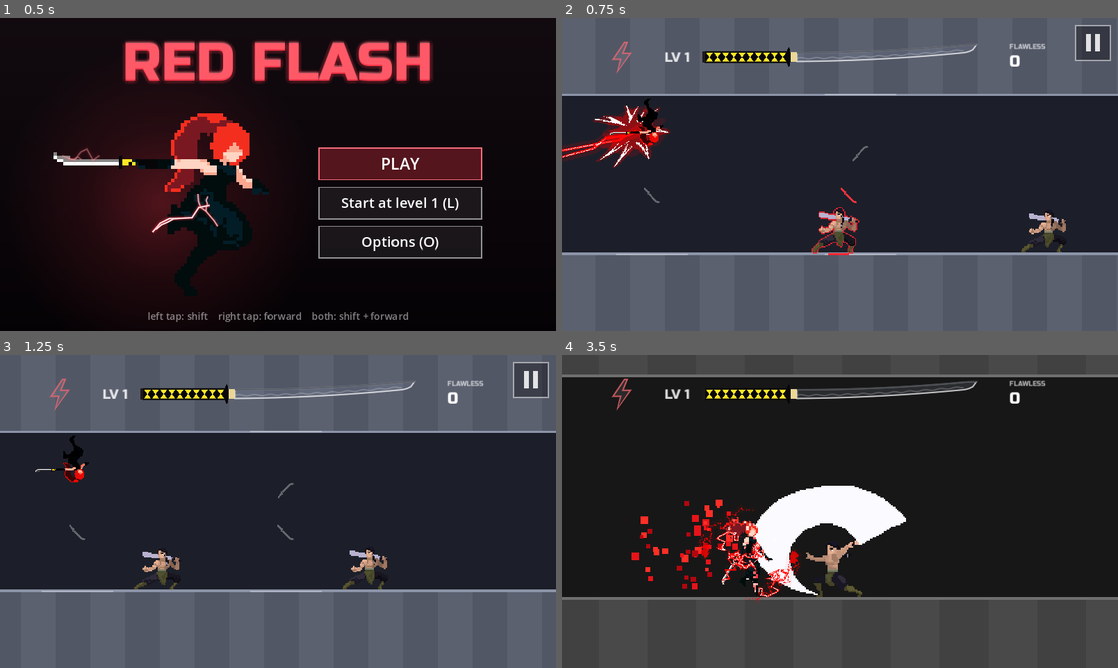
Above: before the commit, frames 1-4 (two rows, left to right).
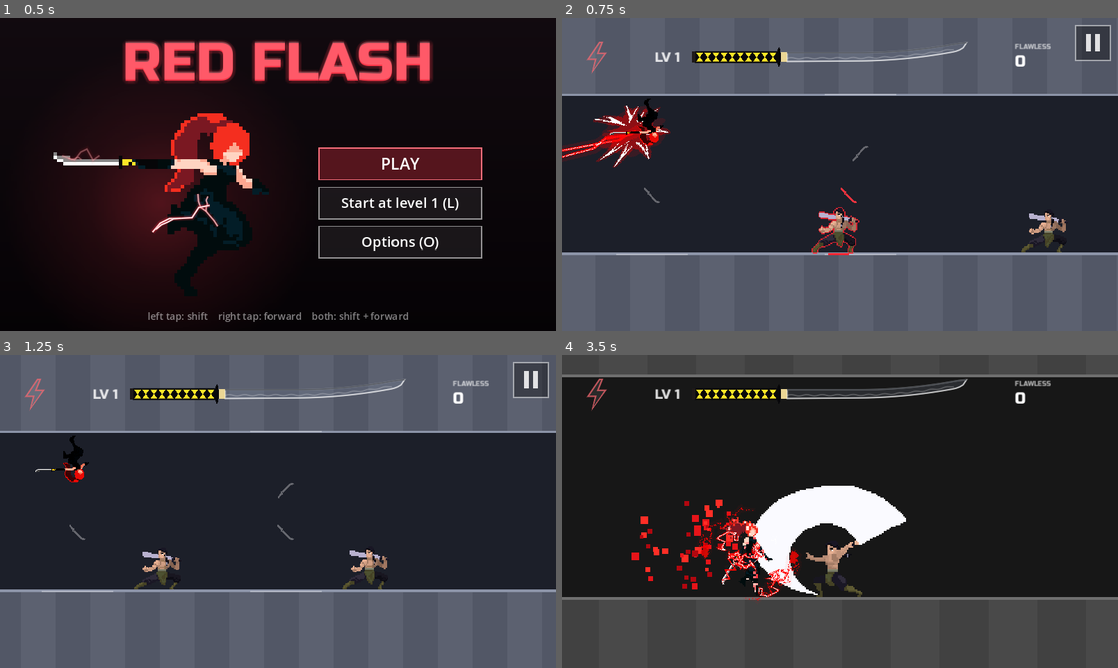
Above: after the commit, the same moments.

Repository: fredsbreads/game-off
Game: Godot game, scene res://scenes/main.tscn
Same seed, same stepped clock (60 frames per second), same inputs: the game is played once before the commit and once after it. Sound files missing from this copy of the repository are replaced by a short silence.
Inputs (mouse positions are in pixels of both pictures, inside the frame that each line leads up to):
- Up to frame 1 (0.5 s): no input
- Up to frame 2 (0.75 s): tap Enter at 0.5 s; move the mouse to (962, 158) at 0.52 s; hold Right from 0.53 s (still down); hold J (tp_vertical) from 0.53 s (still down); click (962, 158) at 0.67 s
- Up to frame 3 (1.25 s): keep holding Right; keep holding J (tp_vertical); tap Space at 0.77 s
- Up to frame 4 (3.5 s): move the mouse to (728, 527) at 1.27 s; release Right at 1.28 s; release J (tp_vertical) at 1.28 s; hold Down 1.28-2.03 s; tap C at 1.35 s; tap Space at 1.52, 3.02 s; move the mouse to (895, 442) at 2.02 s; hold Right 2.03-2.78 s; tap M at 2.1 s; move the mouse to (812, 574) at 2.77 s; hold K (tp_forward) from 2.78 s (still down); tap O at 2.85 s; click (812, 574) at 2.92 s

Frame 1 is identical in both runs. In frame 2, 1.1% of the frame differs, in the area x 4-88%, y 7-18%; in frame 3, 1.1%; in frame 4, 1.3%.

Commit message:
Katana: level-up at once and faster, over the whole sword; a pulse per kill; straight then curving near the tip; bolt further left

Diff:
--- a/scripts/hud.gd
+++ b/scripts/hud.gd
@@ -243,8 +243,8 @@
 	var view := get_viewport().get_visible_rect().size
 	# The bolt and the streak out toward the edges; the level and the katana
 	# centred between them.
-	var bolt_left := view.x * 0.09
-	var streak_left := view.x - 200.0
+	var bolt_left := view.x * 0.045
+	var streak_left := view.x - 190.0
 	var mid := (bolt_left + TopBar.BOLT_SIZE.x + streak_left) / 2.0
 	var ext := _top.extent()
 	_top.position = Vector2(mid - (ext.x + ext.y) / 2.0, maxf(ceiling_y * 0.5, 34.0) - TopBar.BLADE.y / 2.0)
--- a/scripts/top_bar.gd
+++ b/scripts/top_bar.gd
@@ -20,7 +20,8 @@
 const TIP := 24.0            # the point (kissaki): pixels at the end where the edge sweeps up to the spine
 # The grip is straight and level; the blade leaves the guard level too and
 # curves gently up from there to the tip.
-const SORI := 16.0           # how far the tip rises (pixels)
+const SORI := 20.0           # how far the tip rises (pixels)
+const STRAIGHT := 0.4        # the first part of the blade that stays straight (of its length); it curves after
 const TAPER := 0.15          # the blade narrows this much (of its width) from the guard to the point
 const STEEL := Color(0.92, 0.94, 1.0, 0.95)       # counted
 const PENDING := Color(0.6, 0.62, 0.68, 0.8)      # this chain's kills, not yet counted
@@ -55,8 +56,10 @@
 # drains back to the new level's start.
 const GLEAM_TIME := 0.35
 const NEAR_FULL := 0.8
-const LEVEL_UP_TIME := 1.0
-const LEVEL_UP_FLASH := 0.45   # seconds the whole blade stays lit before draining
+const LEVEL_UP_TIME := 0.6
+const LEVEL_UP_FLASH := 0.22   # seconds the whole blade stays lit before draining
+const LEVEL_UP_SWELL := 0.2    # seconds the katana swells and settles
+const HIT_PULSE := 0.15        # each kill in a chain: the whole katana pulses this long
 
 # The power-up bolt, left of the level.
 const BOLT_SIZE := Vector2(36, 54)
@@ -92,6 +95,7 @@
 var _level_up := -1.0       # seconds into the level-up (-1 = none)
 var _bits: Array = []       # [pos, vel, life, max_life, colour]: sparks off the blade
 var _edge_timer := 0.0
+var _hit := 0.0   # 1 on a kill, easing to 0
 var _blade_arcs: Array[PackedVector2Array] = []   # lightning on the katana (level-up / about to)
 
 var _charge := 0.0
@@ -150,6 +154,7 @@
 		b[2] -= delta
 	_bits = _bits.filter(func(b: Array) -> bool: return b[2] > 0.0)
 	_pop = maxf(_pop - delta / POP_TIME, 0.0)
+	_hit = maxf(_hit - delta / HIT_PULSE, 0.0)
 	_charge_pop = maxf(_charge_pop - delta / 0.2, 0.0)
 	_boost_ring = maxf(_boost_ring - delta / 0.45, 0.0)
 	_discharge = maxf(_discharge - delta / 0.4, 0.0)
@@ -171,8 +176,13 @@
 func set_progress(lv: int, bar: float, bar_size: float, pending: int) -> void:
 	_bar = bar
 	_size = maxf(bar_size, 0.001)
+	if pending > _pending:
+		_hit = 1.0   # a kill: the whole katana pulses
 	_pending = pending
 	_latest_level = lv
+	if not _result.is_empty() and lv > int(_result["level"]):
+		# This chain levelled up: no result act, the level-up plays at once.
+		_result = {}
 	_show_level(_result["level"] if not _result.is_empty() else lv)
 
 
@@ -246,14 +256,14 @@
 	_blade_arcs.clear()
 	var w := BLADE.x
 	if _level_up >= 0.0 and _level_up < LEVEL_UP_TIME * 0.8:
-		for n in 6:
-			var x := _rng.randf_range(0.0, w)
+		for n in 8:   # (the whole katana: grip too)
+			var x := _rng.randf_range(_hilt_left(), w)
 			var up := _rng.randf() < 0.5
 			var a := Vector2(x, _top(x) if up else _bottom(x))
 			var b := a + Vector2(_rng.randf_range(-40.0, 40.0), _rng.randf_range(-34.0, -14.0) if up else _rng.randf_range(14.0, 34.0))
 			_blade_arcs.append(_zigzag(a, b, 6, 7.0))
 		for n in 2:   # and along it
-			var x0 := _rng.randf_range(0.0, w - 80.0)
+			var x0 := _rng.randf_range(_hilt_left(), w - 80.0)
 			_blade_arcs.append(_zigzag(Vector2(x0, _centre(x0)), Vector2(x0 + 80.0, _centre(x0 + 80.0)), 8, 6.0))
 	elif _will_level():
 		for n in 2:
@@ -311,7 +321,10 @@
 ## the blade narrowing a little toward the point. x: pixels along the blade
 ## (negative: the hilt).
 func _arc(x: float) -> float:
-	return -SORI * pow(maxf(x, 0.0) / BLADE.x, 2.0)   # (0 along the grip: it's level)
+	# Level along the grip and the first STRAIGHT of the blade, then curving
+	# up, more and more toward the tip (it leaves the straight part smoothly).
+	var t := maxf(x / BLADE.x - STRAIGHT, 0.0) / (1.0 - STRAIGHT)
+	return -SORI * t * t
 
 
 func _spine(x: float) -> float:
@@ -506,6 +519,24 @@
 	draw_colored_polygon(_band(-HABAKI, 0.0, BLADE.y + 2.0), HABAKI_COLOUR)
 
 
+## Over the whole katana (grip and guard as well as the blade): the level-up's
+## white flash and gold glow, and a faint flash with each kill.
+func _draw_whole_glow() -> void:
+	var grip0 := _hilt_left()
+	var grip := _band(grip0, 0.0, BLADE.y + 3.0)
+	var outline := _band(grip0, 0.0, BLADE.y + 3.0)
+	outline.append(outline[0])
+	if _level_up >= 0.0:
+		var flash := 1.0 - clampf(_level_up / (LEVEL_UP_FLASH + 0.1), 0.0, 1.0)
+		if flash > 0.0:
+			draw_colored_polygon(grip, Color(1, 1, 1, 0.8 * flash))
+		var glow := 1.0 - clampf(_level_up / LEVEL_UP_TIME, 0.0, 1.0)
+		draw_polyline(outline, Color(STREAK_GOLD, 0.55 * glow), 10.0 * glow + 2.0, true)
+	if _hit > 0.0:
+		draw_colored_polygon(grip, Color(1, 1, 1, 0.18 * _hit))
+		_fill(0.0, BLADE.x, Color(1, 1, 1, 0.18 * _hit))
+
+
 func _hilt_left() -> float:
 	return -HABAKI - TSUBA.x - TSUKA - KASHIRA
 
@@ -702,18 +733,19 @@
 	# A level-up swells the level and the whole katana for a moment.
 	var swell := 0.0
 	if _level_up >= 0.0:
-		swell = sin(clampf(_level_up / 0.35, 0.0, 1.0) * PI)
+		swell = sin(clampf(_level_up / LEVEL_UP_SWELL, 0.0, 1.0) * PI)
 	var lv := _level_text()
 	var lv_w := FONT.get_string_size(lv, HORIZONTAL_ALIGNMENT_LEFT, -1, LEVEL_SIZE).x
 	var lv_at := Vector2(_hilt_left() - GAP_LEVEL - lv_w / 2.0, BLADE.y / 2.0)
-	draw_set_transform(lv_at, 0.0, Vector2.ONE * (1.0 + 0.45 * swell))
+	draw_set_transform(lv_at, 0.0, Vector2.ONE * (1.0 + 0.28 * swell))
 	var lv_col := Color(1, 1, 1, 0.85).lerp(STREAK_GOLD, clampf(1.0 - _level_up / LEVEL_UP_TIME, 0.0, 1.0) if _level_up >= 0.0 else 0.0)
 	draw_string(FONT, Vector2(-lv_w / 2.0, LEVEL_SIZE * 0.36), lv, HORIZONTAL_ALIGNMENT_LEFT, -1, LEVEL_SIZE, lv_col)
 	var c := Vector2((_hilt_left() + BLADE.x) / 2.0, BLADE.y / 2.0)
-	var sc := 1.0 + 0.08 * swell
+	var sc := 1.0 + 0.08 * swell + 0.025 * _hit
 	draw_set_transform(c * (1.0 - sc), 0.0, Vector2.ONE * sc)
 	_draw_hilt()
 	_draw_blade()
+	_draw_whole_glow()
 	_draw_blade_arcs()
 	draw_set_transform(Vector2.ZERO)
 	for b in _bits:
